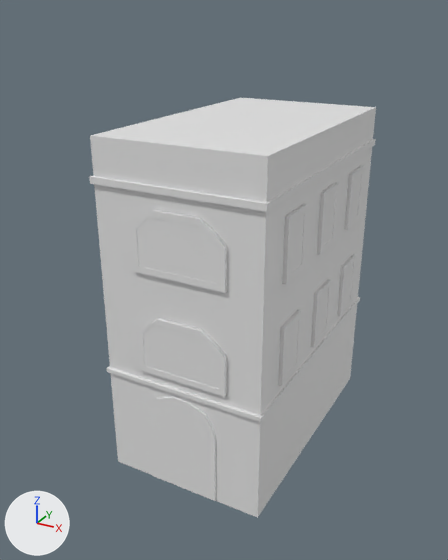
The FBX model Assets/Bildings/fire.fbx: old version first, new version second.
The view is the same before and after, from a 50 mm lens placed at (10.15, -18.45, 16.13), pointed at (-0.59, 1.08, 6.36). The axes (+X, +Y, +Z) are drawn at lower left. The lights are the same throughout.
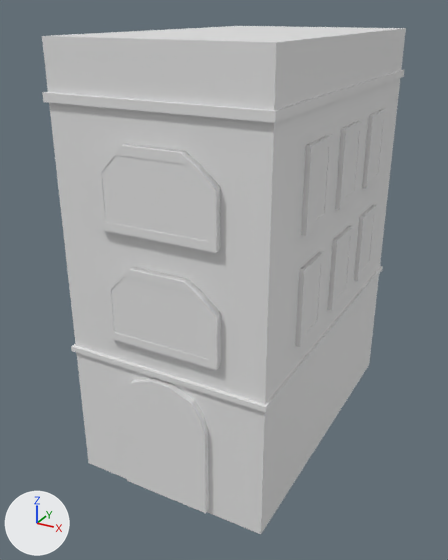
Pixel boxes (x1, y1, x2, y2) of what changed, in the pictures (448 x 560 px; the box of a moved part takes in the faces that stretch with it):
'Cube', reshaped (27% wider, 21% taller)
    before: (89, 98, 376, 518)
    after: (42, 26, 406, 534)
'Cube.032', reshaped, moved (31% wider, 31% taller)
    before: (130, 210, 227, 293)
    after: (93, 144, 220, 253)
'Cube.033', reshaped, moved (31% wider, 30% taller)
    before: (137, 318, 227, 397)
    after: (103, 267, 221, 370)
'Cube.034', mesh rescaled, moved (22% wider, 26% taller)
    before: (282, 204, 308, 284)
    after: (301, 135, 333, 236)
'Cube.021', mesh rescaled, moved (24% wider, 26% taller)
    before: (278, 310, 302, 386)
    after: (295, 251, 325, 347)
'Cube.022', mesh rescaled (26% wider, 25% taller)
    before: (317, 183, 339, 254)
    after: (335, 121, 363, 210)
'Cube.023', mesh rescaled (23% wider, 23% taller)
    before: (311, 279, 332, 348)
    after: (328, 226, 354, 311)
'Cube.024', mesh rescaled, moved (24% wider, 25% taller)
    before: (344, 166, 364, 230)
    after: (362, 109, 387, 189)
'Cube.025', mesh rescaled, moved (20% wider, 22% taller)
    before: (337, 254, 356, 316)
    after: (354, 205, 377, 281)
part 1 of me_cube_006, moved or reshaped
    before: (278, 166, 364, 386)
    after: (295, 109, 387, 347)
part 2 of me_cube_007, moved or reshaped
    before: (130, 210, 227, 397)
    after: (93, 144, 221, 370)
part 3 of me_cube_005, moved or reshaped
    before: (89, 98, 376, 518)
    after: (42, 26, 406, 534)
part 4 of me_cube_005, moved or reshaped
    before: (148, 397, 216, 501)
    after: (121, 378, 209, 513)

Edits to the bpy script that builds the scene:
```text
Change me_cube_006:
    where me_cube_006.from_pydata(...)  # 36 vertices, 34 faces; spans x -0.113..0.113, y -0.028..0.046, z -0.157..0.155
    used by ob_cube_025; location = (3.09, 4.97, 5.43); rotation_euler = (-1.571, 1.571, 0.0), in degrees (-90, 90, 0); scale = (9.91, 4.75, 4.75)
    me_cube_006 part 1: the whole mesh is scaled about its middle by 1.2, then moved by (-0.202, 0.001, 0.0)
Change me_cube_007:
    where me_cube_007.from_pydata(...)  # 112 vertices, 110 faces; spans x -0.113..0.113, y -0.028..0.046, z -0.368..0.365
    used by ob_cube_033; location = (0.09, -3.13, 5.43); rotation_euler = (0.0, 1.571, 0.0), in degrees (0, 90, 0); scale = (9.91, 4.75, 4.75)
    me_cube_007 part 2: the whole mesh is multiplied about its middle by the matrix ((1.197, 0.0, 0.0), (0.0, 1.197, 0.0), (0.0, 0.0, 1.197)), then moved by (-0.2, 0.001, 0.0)
Change me_cube_005:
    where me_cube_005.from_pydata(...)  # 196 vertices, 192 faces; spans x -3.16..3.16, y -3.26..7.26, z -0.43..12.43
    used by ob_cube; location = (0.0, 0.0, 0.0)
    me_cube_005 part 3: the loose piece of 176 vertices spanning x -3.16..3.16, y -3.26..7.26, z -0.43..12.43 is multiplied about its middle by the matrix ((1.197, 0.0, 0.0), (0.0, 1.197, 0.0), (0.0, 0.0, 1.197)), then moved by (0.0, 0.0, 1.68)
    me_cube_005 part 4: the loose piece of 20 vertices spanning x -1.41..1.41, y -3.21..-2.49, z -0.39..3.55 is scaled about its middle by 1.2, then moved by (0.0, -1.1, 0.93)
Change ob_cube_025:
    ob_cube_025.location: (3.09, 4.97, 5.43) -> (3.69, 4.97, 5.43)
Change ob_cube_021:
    ob_cube_021.location: (3.09, -1.03, 5.43) -> (3.69, -1.03, 5.43)
Change ob_cube_033:
    ob_cube_033.location: (0.09, -3.13, 5.43) -> (0.09, -4.23, 5.43)
Change ob_cube_034:
    ob_cube_034.location: (3.09, -1.03, 9.23) -> (3.69, -1.03, 9.23)
Change ob_cube_024:
    ob_cube_024.location: (3.09, 4.97, 9.23) -> (3.69, 4.97, 9.23)
Change ob_cube_032:
    ob_cube_032.location: (0.09, -3.13, 9.23) -> (0.09, -4.23, 9.23)
```
